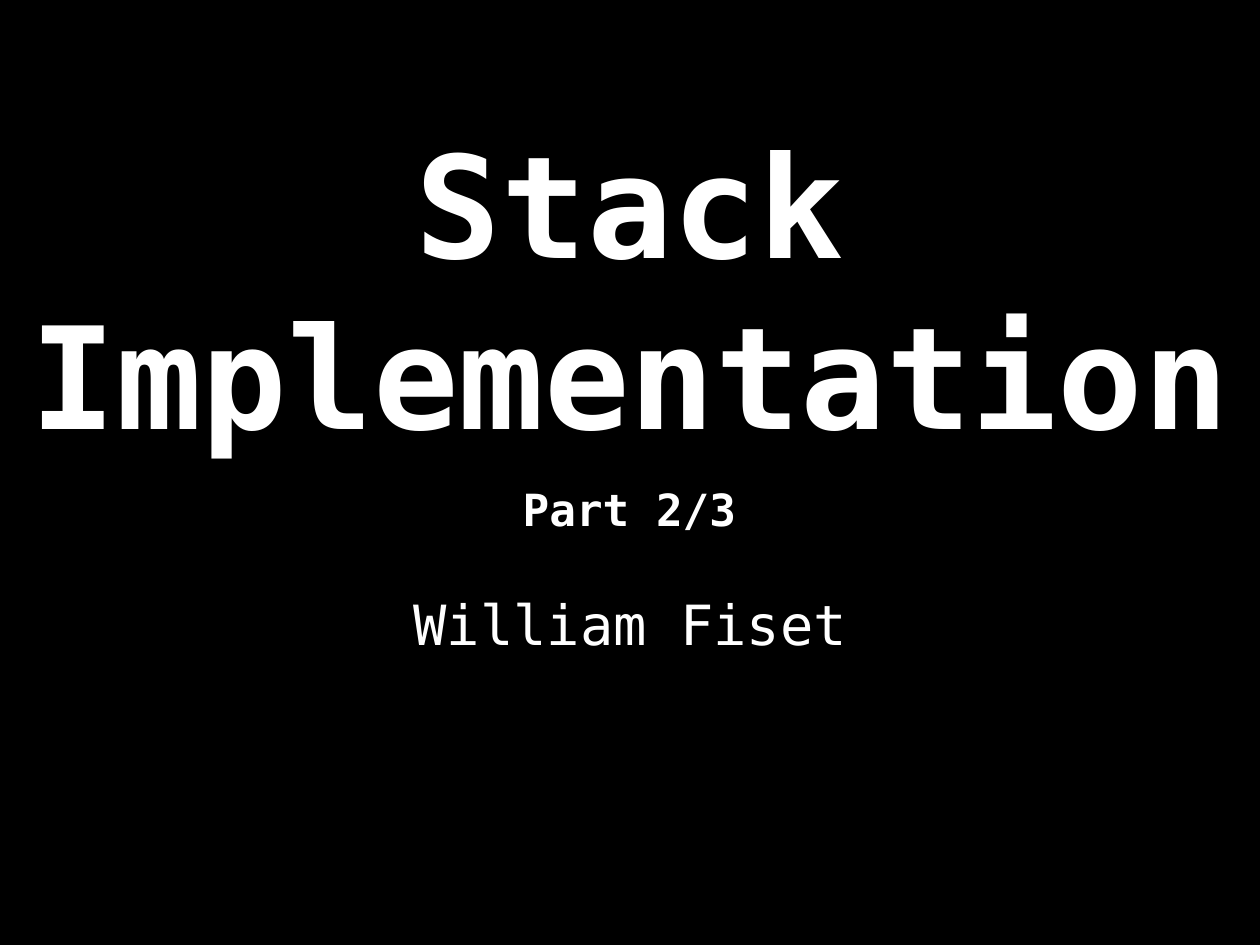
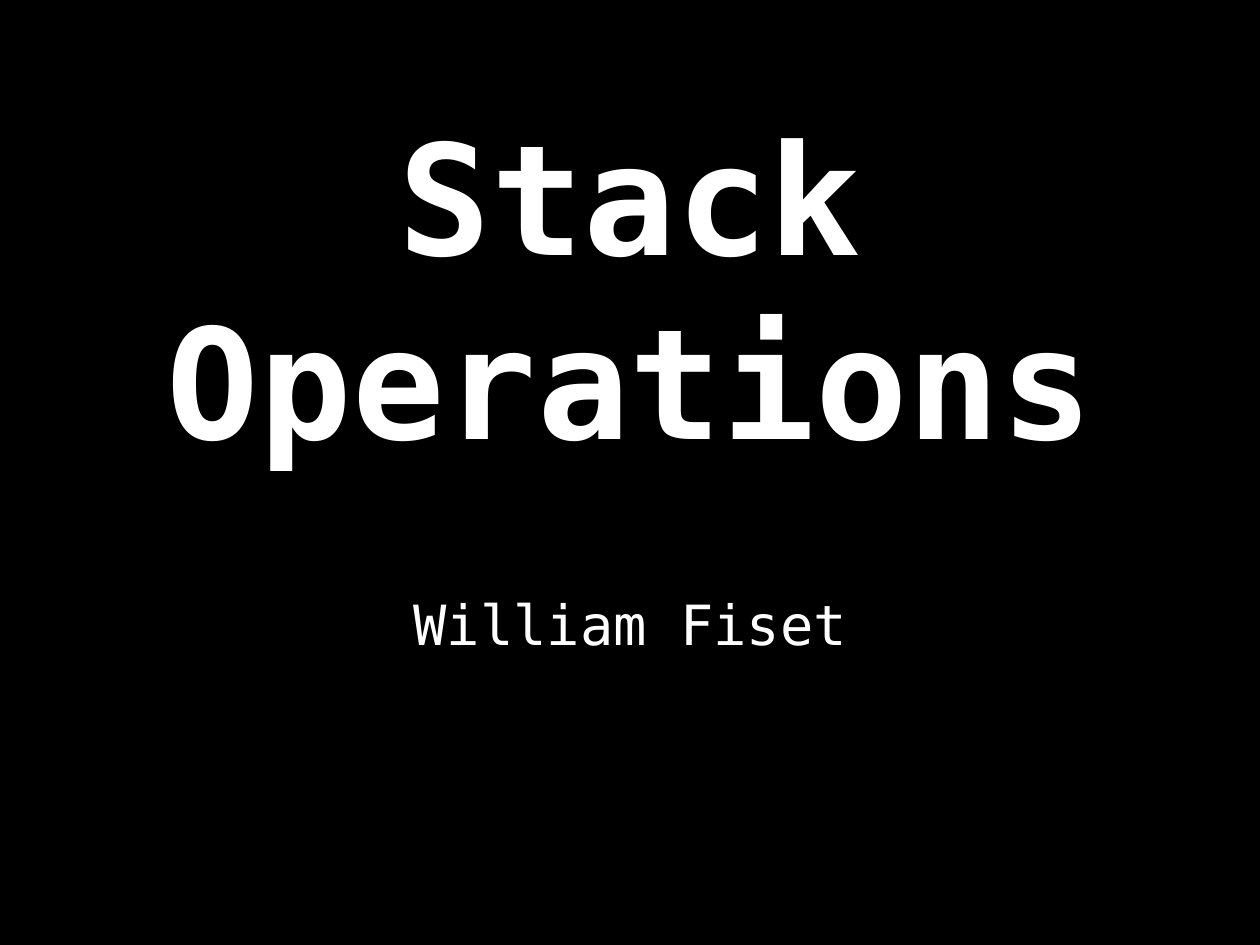
Before and after one commit to williamfiset/DEPRECATED-data-structures, a slide deck: slide 67 of Stack/presentation/Stack.pptx (slide 68 before the commit). Drawn at 1260x945 pixels with LibreOffice and Linux fonts; fonts in the diff are those of the drawing. Boxes give left, top, right and bottom in pixels: in the first picture for what was removed or moved away, otherwise in the second. Text is boxed around its words. In the diff, an @@ line names an element or a change of style, - is before the commit and + after.

Commit message:
Updated Stack slides

```diff
--- a/Stack/presentation/Stack.pptx
+++ b/Stack/presentation/Stack.pptx
@@ title "Stack": place and size @@
-title "Stack" at (31, 150, 1229, 457)
+title "Stack" at (167, 138, 1093, 471)
@@ title at (398, 138, 861, 258): size 115.5 to 125 pt in "Stack" @@
@@ title at (167, 314, 1093, 471): text changed; size 115.5 to 125 pt @@
-Implementation
+Operations
@@ text removed at (523, 493, 736, 530) @@
-Part 2/3
```
Also in this commit, not shown: 1 other slide changed, 6 slides removed, 2 other files.
